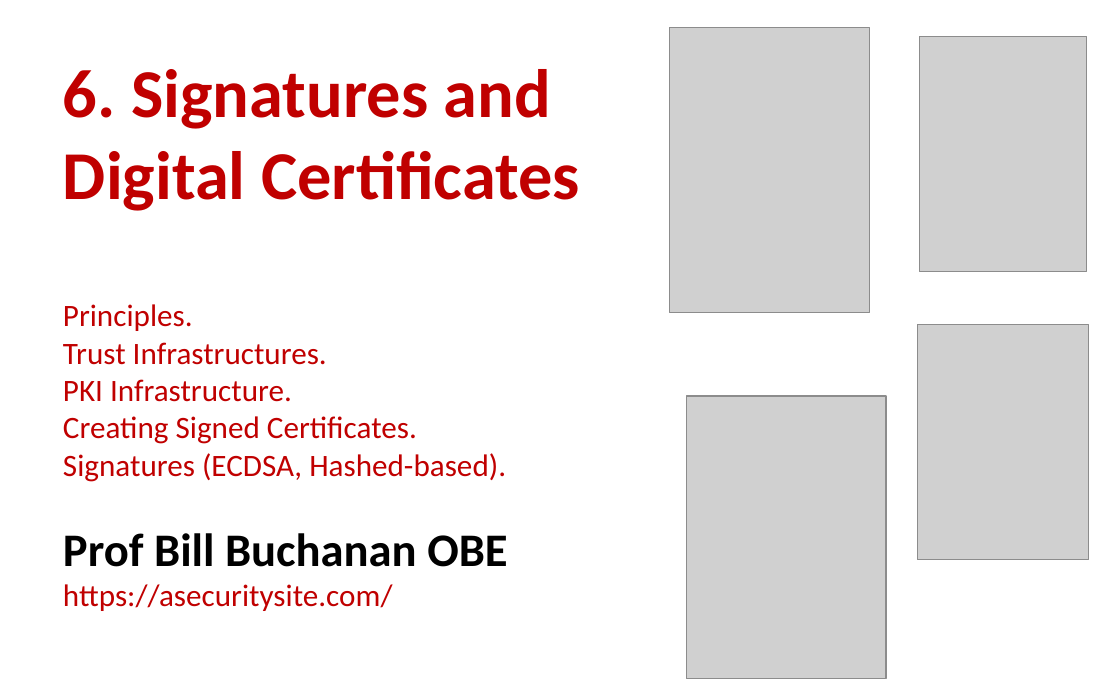
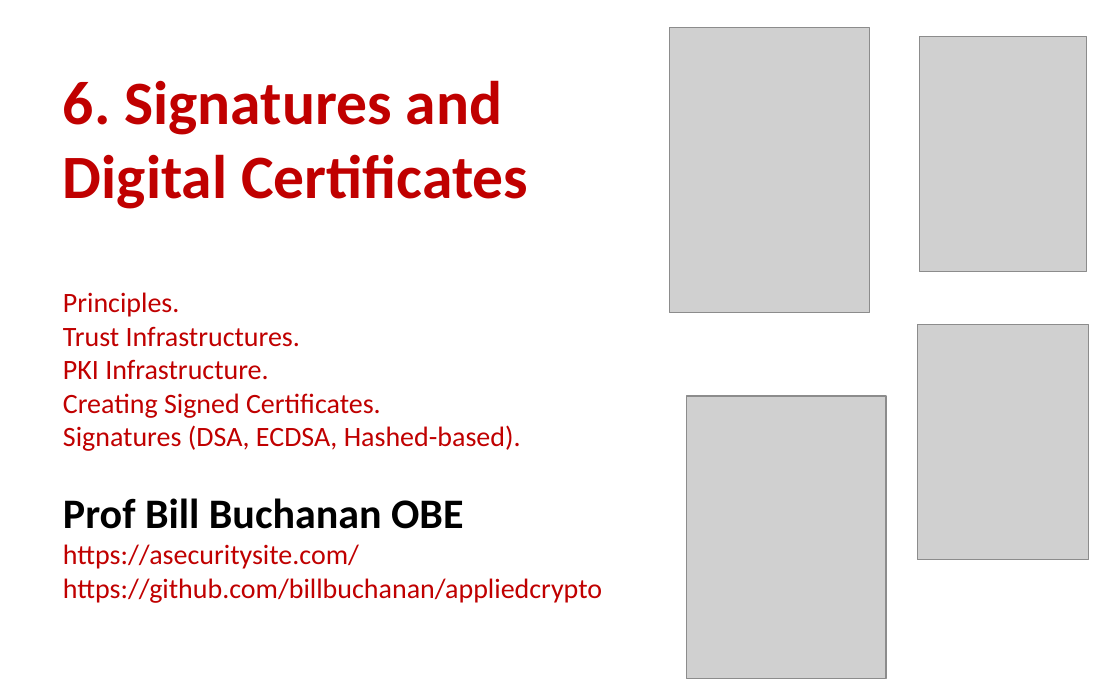
Before and after one commit to billbuchanan/appliedcrypto, a slide deck: slide 12 of unit00_introduction/unit01_introduction.pptx (slide 13 before the commit). Drawn at 1120x700 pixels with LibreOffice and Linux fonts; fonts in the diff are those of the drawing; grey boxes stand for pictures. Boxes give left, top, right and bottom in pixels: in the first picture for what was removed or moved away, otherwise in the second. Text is boxed around its words. In the diff, an @@ line names an element or a change of style, - is before the commit and + after.

```diff
--- a/unit00_introduction/unit01_introduction.pptx
+++ b/unit00_introduction/unit01_introduction.pptx
@@ title at (63, 80, 528, 418): size 44 to 39.6 pt in "6. Signatures and Digital Certificates"; size 20 to 18 pt in "Principles.", "Trust Infrastructures. PKI Infrastructure. Creating Signed C ..." @@
@@ title at (63, 425, 602, 603): text changed; size 20 to 18 pt @@
-Signatures (ECDSA, Hashed-based).
-Prof Bill Buchanan OBE
-https://asecuritysite.com/
+Signatures (DSA, ECDSA, Hashed-based).
+Prof Bill Buchanan OBE
+https://asecuritysite.com/
+https://github.com/billbuchanan/appliedcrypto
```
Also in this commit, not shown: 12 other slides changed, 1 slide added, 1 slide removed, 5 other files.
